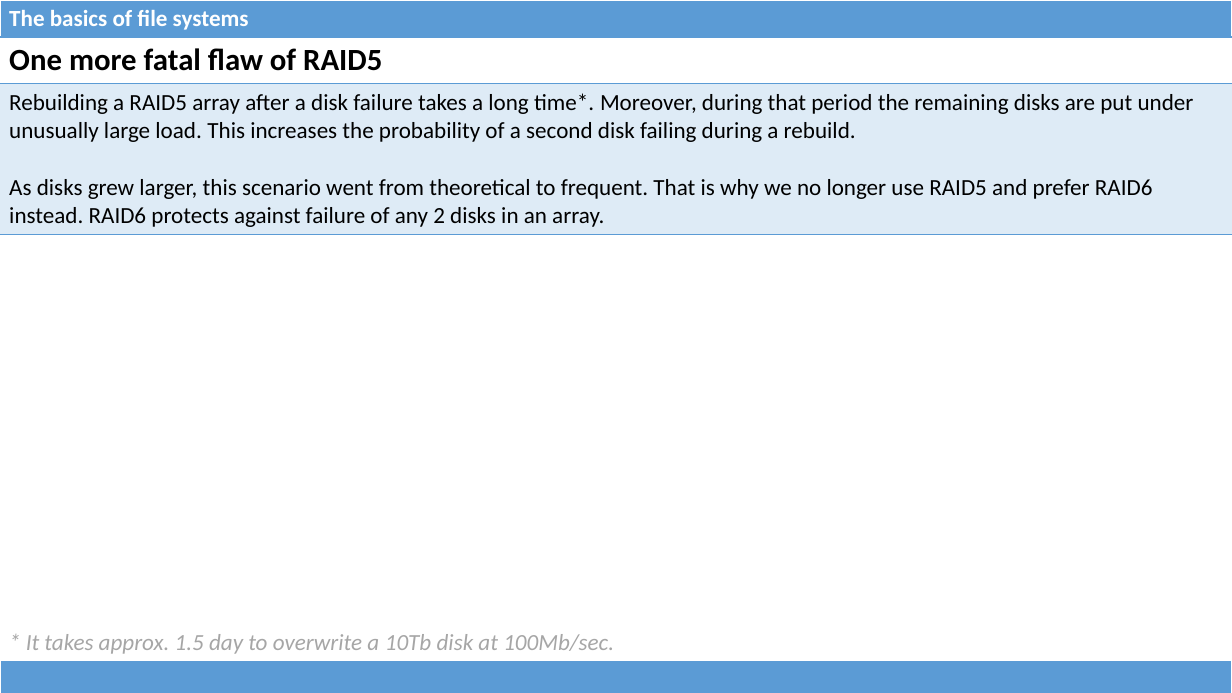
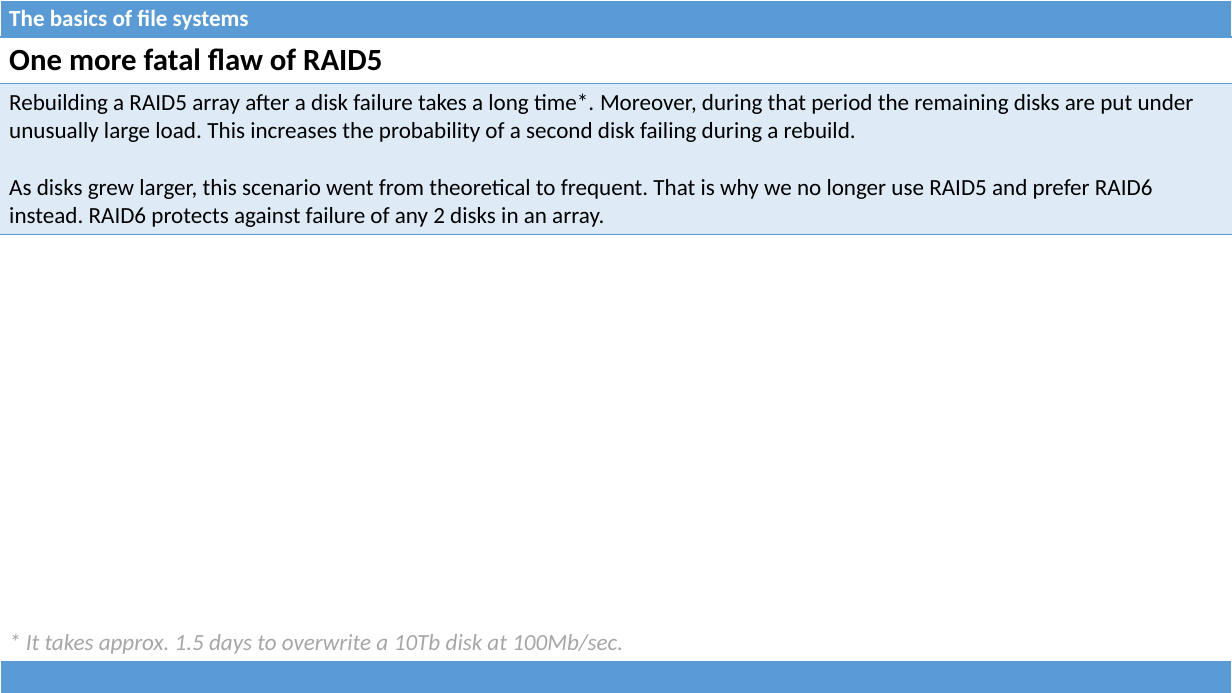
Before and after one commit to dominiquelefevre/filesystems-101-jb, a slide deck: slide 29 of talks/src/class06.pptx (slide 28 before the commit). Drawn at 1232x693 pixels with LibreOffice and Linux fonts; fonts in the diff are those of the drawing. Boxes give left, top, right and bottom in pixels: in the first picture for what was removed or moved away, otherwise in the second. Text is boxed around its words. In the diff, an @@ line names an element or a change of style, - is before the commit and + after.

```diff
--- a/talks/src/class06.pptx
+++ b/talks/src/class06.pptx
@@ text at (x1=26, y1=634, x2=623, y2=654): text changed @@
-* It takes approx. 1.5 day to overwrite a 10Tb disk at 100Mb/sec.
+* It takes approx. 1.5 days to overwrite a 10Tb disk at 100Mb/sec.
```
Also in this commit, not shown: 11 other slides changed, 1 slide added, 1 other file.
